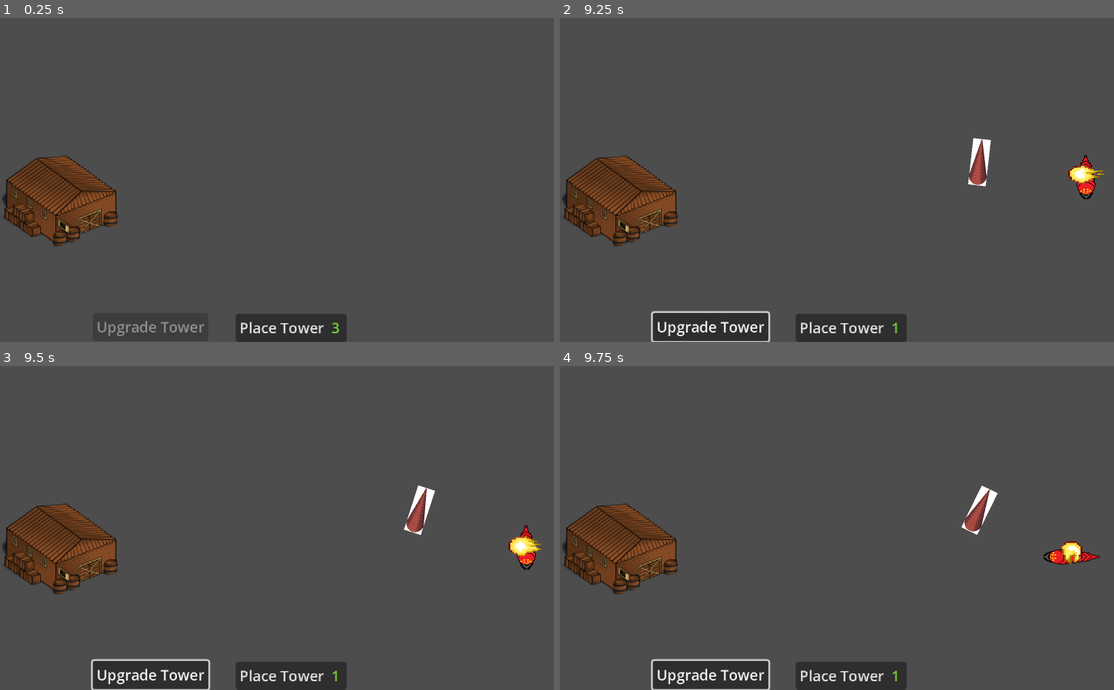
Above: before the commit, frames 1-4 (two rows, left to right).
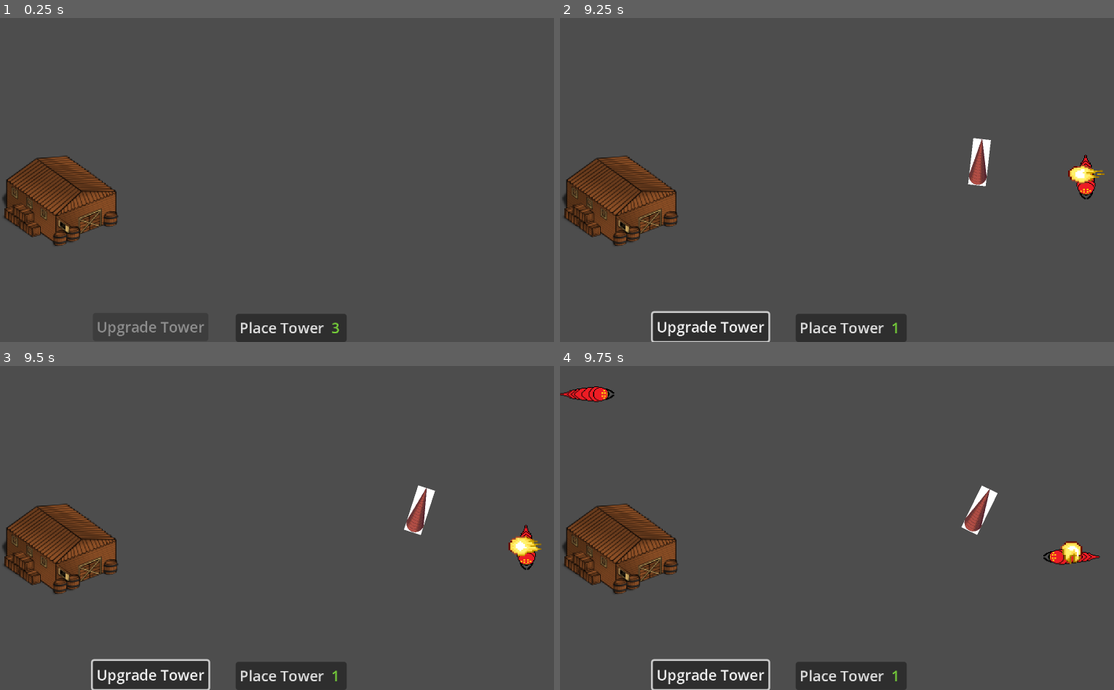
Above: after the commit, the same moments.

Repository: Moonlock/jameGam
Game: Godot game, scene res://thing_jam.tscn
Same seed, same stepped clock (60 frames per second), same inputs: the game is played once before the commit and once after it.
Inputs (mouse positions are in pixels of both pictures, inside the frame that each line leads up to):
- Up to frame 1 (0.25 s): no input
- Up to frame 2 (9.25 s): click "Place Tower" at 0.5 s; click "Place Tower" at 1.25 s; click "Place Tower" at 2 s; tap Enter (ui_accept) at 2.75, 3.02, 6.02, 7.52, 8.27, 9.02 s; move the mouse to (981, 163) at 2.77 s; click (981, 163) at 2.92 s; click "Upgrade Tower" at 3.5 s; click "Upgrade Tower" at 4.25 s; click "Upgrade Tower" at 5 s; move the mouse to (981, 163) at 5.77 s; click (981, 163) at 5.92 s; click (981, 163) at 6.67 s; move the mouse to (820, 244) at 7.27 s; click (820, 244) at 7.42 s; move the mouse to (981, 163) at 8.02 s; click (981, 163) at 8.17 s; move the mouse to (676, 128) at 8.77 s; click (676, 128) at 8.92 s
- Up to frame 3 (9.5 s): no input
- Up to frame 4 (9.75 s): move the mouse to (881, 528) at 9.52 s; click (881, 528) at 9.67 s

Frames 1-3 are identical in both runs. In frame 4, 0.3% of the frame differs, in the area x 0-10%, y 6-12%.
Error in both runs: Invalid access to property or key 'position' on a base object of type 'InputEventKey'. (res://Towers/place_tower_button.gd:39)

Commit message:
Started win/lose conditions

Diff:
--- a/signal_manager.gd
+++ b/signal_manager.gd
@@ -1,3 +1,5 @@
 extends Node
 
 signal tower_selected
+
+signal win
--- a/thing_jam.tscn
+++ b/thing_jam.tscn
@@ -1,10 +1,21 @@
-[gd_scene load_steps=6 format=3 uid="uid://bk1ol31gv4shw"]
+[gd_scene load_steps=9 format=3 uid="uid://bk1ol31gv4shw"]
 
 [ext_resource type="Script" uid="uid://buwvqlafeq20v" path="res://thing_jam.gd" id="1_udhia"]
 [ext_resource type="Script" uid="uid://cjeefxfi8r8xj" path="res://timer.gd" id="3_udhia"]
 [ext_resource type="PackedScene" uid="uid://bo3ewv2iadgxw" path="res://Towers/place_tower_button.tscn" id="4_owrrb"]
+[ext_resource type="Script" uid="uid://cgdmjx8yvo6hg" path="res://win_message.gd" id="5_hdifc"]
 [ext_resource type="Texture2D" uid="uid://cxjlnonjbkmq5" path="res://sprites/base.png" id="5_vgojc"]
 [ext_resource type="Script" uid="uid://5ld4n0xdiwso" path="res://upgrade_tower_button.gd" id="6_8lc4r"]
+
+[sub_resource type="LabelSettings" id="LabelSettings_hdifc"]
+font_size = 60
+font_color = Color(1, 1, 0, 1)
+outline_size = 9
+outline_color = Color(0, 0, 0, 1)
+
+[sub_resource type="LabelSettings" id="LabelSettings_vgojc"]
+font_size = 30
+font_color = Color(0, 0, 0, 1)
 
 [node name="thingJam" type="Node2D"]
 script = ExtResource("1_udhia")
@@ -37,6 +48,40 @@
 text = "Upgrade Tower"
 script = ExtResource("6_8lc4r")
 
+[node name="Label" type="Label" parent="CanvasLayer"]
+visible = false
+z_index = 1
+anchors_preset = 8
+anchor_left = 0.5
+anchor_top = 0.5
+anchor_right = 0.5
+anchor_bottom = 0.5
+offset_left = -243.0
+offset_top = -69.0
+offset_right = 238.0
+offset_bottom = 14.0
+grow_horizontal = 2
+grow_vertical = 2
+text = "Congratulations!"
+label_settings = SubResource("LabelSettings_hdifc")
+script = ExtResource("5_hdifc")
+
+[node name="Label2" type="Label" parent="CanvasLayer/Label"]
+layout_mode = 1
+anchors_preset = 8
+anchor_left = 0.5
+anchor_top = 0.5
+anchor_right = 0.5
+anchor_bottom = 0.5
+offset_left = -301.0
+offset_top = 45.0
+offset_right = 311.0
+offset_bottom = 87.0
+grow_horizontal = 2
+grow_vertical = 2
+text = "You have successfully fended off the bugs!"
+label_settings = SubResource("LabelSettings_vgojc")
+
 [node name="Sprite2D" type="Sprite2D" parent="."]
 position = Vector2(66, 210)
 texture = ExtResource("5_vgojc")
--- a/timer.gd
+++ b/timer.gd
@@ -1,13 +1,14 @@
 extends Timer
 
-const MAX_PHASE = 10
+const MAX_PHASE = 2
 @onready var _next_phase_timer = get_node("NextPhaseTimer")
 
 var _cur_phase = 0
 
 var _bug_limit
 var _cur_bugs
-var bug
+var _bug
+var _final_phase = false
 
 
 func _ready():
@@ -16,7 +17,7 @@
 func next_phase():
 	_cur_phase += 1
 	_cur_bugs = 0
-	if _cur_phase >= MAX_PHASE:
+	if _cur_phase > MAX_PHASE:
 		return
 
 	match _cur_phase:
@@ -24,21 +25,82 @@
 			phase1_setup()
 		2:
 			phase2_setup()
+		3:
+			phase3_setup()
+		4:
+			phase4_setup()
+		5:
+			phase5_setup()
+		6:
+			phase6_setup()
+		7:
+			phase7_setup()
+		8:
+			phase8_setup()
+		9:
+			phase9_setup()
+		10:
+			phase10_setup()
 		_:
 			return
 	start()
 
 func phase1_setup():
-	bug = load("res://path.tscn")
+	_bug = load("res://path.tscn")
 	_bug_limit = 3
 
 func phase2_setup():
-	bug = load("res://path.tscn")
+	_bug = load("res://path.tscn")
+	wait_time = .5
 	_bug_limit = 10
+	_final_phase = true
+
+func phase3_setup():
+	_bug = load("res://path.tscn")
+	wait_time = .5
+	_bug_limit = 10
+
+func phase4_setup():
+	_bug = load("res://path.tscn")
+	wait_time = .5
+	_bug_limit = 10
+
+func phase5_setup():
+	_bug = load("res://path.tscn")
+	wait_time = .5
+	_bug_limit = 10
+
+func phase6_setup():
+	_bug = load("res://path.tscn")
+	wait_time = .5
+	_bug_limit = 10
+
+func phase7_setup():
+	_bug = load("res://path.tscn")
+	wait_time = .5
+	_bug_limit = 10
+
+func phase8_setup():
+	_bug = load("res://path.tscn")
+	wait_time = .5
+	_bug_limit = 10
+
+func phase9_setup():
+	_bug = load("res://path.tscn")
+	wait_time = .5
+	_bug_limit = 10
+
+func phase10_setup():
+	_bug = load("res://path.tscn")
+	wait_time = .5
+	_bug_limit = 10
+
+func win():
+	SignalManager.emit_signal("win")
 
 func _on_timer_timeout() -> void:
 	if(_cur_bugs < _bug_limit):
-		var bug_instance = bug.instantiate()
+		var bug_instance = _bug.instantiate()
 		add_child(bug_instance)
 		_cur_bugs += 1
 	else:
@@ -47,4 +109,5 @@
 
 
 func _on_next_phase_timer_timeout() -> void:
-	next_phase()
+	if not _final_phase:
+		next_phase()
--- /dev/null
+++ b/win_message.gd
@@ -0,0 +1,7 @@
+extends Label
+
+func _ready():
+	SignalManager.connect("win", show_message)
+
+func show_message():
+	visible = true
--- /dev/null
+++ b/win_message.tscn
@@ -0,0 +1,46 @@
+[gd_scene load_steps=4 format=3 uid="uid://cxfdlm3uhkue4"]
+
+[ext_resource type="Script" uid="uid://cgdmjx8yvo6hg" path="res://win_message.gd" id="1_eex0l"]
+
+[sub_resource type="LabelSettings" id="LabelSettings_ok2iy"]
+font_size = 30
+font_color = Color(0, 0, 0, 1)
+
+[sub_resource type="LabelSettings" id="LabelSettings_eex0l"]
+font_size = 60
+font_color = Color(1, 1, 0, 1)
+outline_size = 9
+outline_color = Color(0, 0, 0, 1)
+
+[node name="WinMessage" type="Node2D"]
+script = ExtResource("1_eex0l")
+
+[node name="Label2" type="Label" parent="."]
+anchors_preset = 8
+anchor_left = 0.5
+anchor_top = 0.5
+anchor_right = 0.5
+anchor_bottom = 0.5
+offset_left = 336.5
+offset_top = 377.5
+offset_right = 948.5
+offset_bottom = 419.5
+grow_horizontal = 2
+grow_vertical = 2
+text = "You have successfully fended off the bugs!"
+label_settings = SubResource("LabelSettings_ok2iy")
+
+[node name="Label" type="Label" parent="."]
+anchors_preset = 8
+anchor_left = 0.5
+anchor_top = 0.5
+anchor_right = 0.5
+anchor_bottom = 0.5
+offset_left = 397.0
+offset_top = 291.0
+offset_right = 878.0
+offset_bottom = 374.0
+grow_horizontal = 2
+grow_vertical = 2
+text = "Congratulations!"
+label_settings = SubResource("LabelSettings_eex0l")
Not shown, added: win_message.gd.uid
